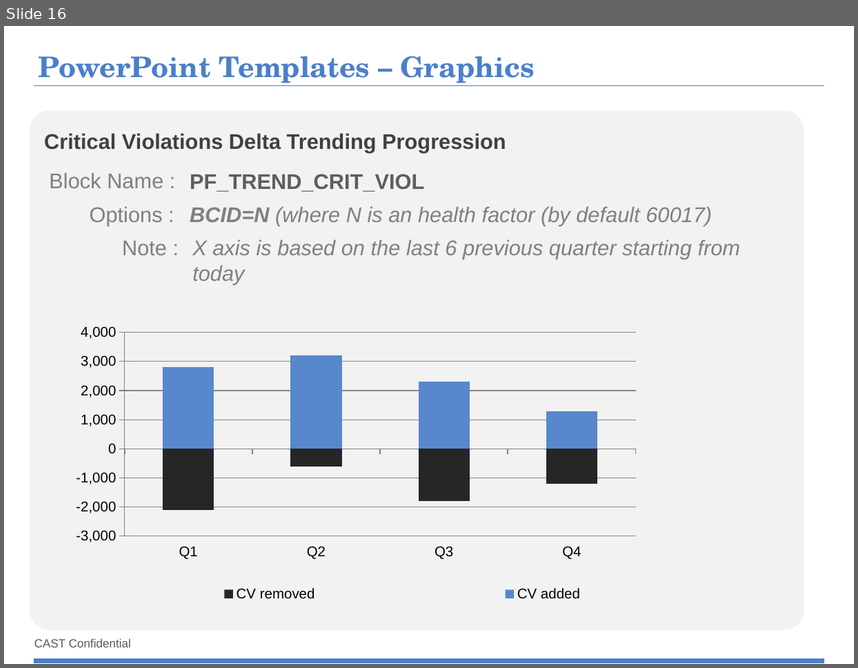
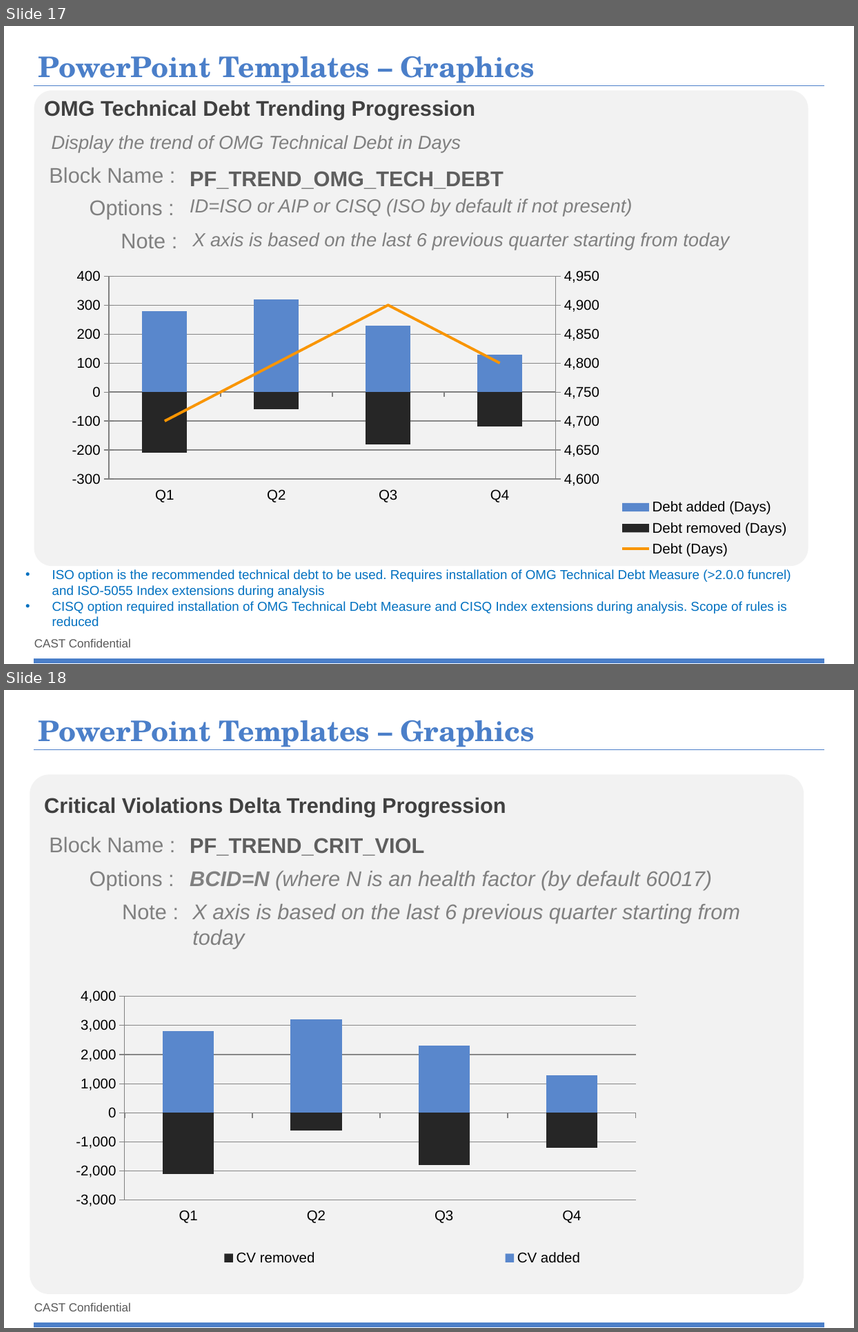
Before and after one commit to CAST-projects/CAST-ReportGenerator, a slide deck: CastReporting.Reporting.Core/Templates/Portfolio/Portfolio component library/1- Portfolio-Powerpoint-components-library.pptx. Shown one above the other, each under a label of ours: slide 16 before the commit, slides 17 and 18 after it. The pictures are 858x668 and 858x1332 pixels, drawn with LibreOffice and Linux fonts; fonts in the diff are those of the drawing; background and template pictures are left out. Boxes give left, top, right and bottom in pixels: in the first picture for what was removed or moved away, otherwise in the second. Text is boxed around its words. In the diff, an @@ line names an element or a change of style, - is before the commit and + after.

```diff
--- a/CastReporting.Reporting.Core/Templates/Portfolio/Portfolio component library/1- Portfolio-Powerpoint-components-library.pptx
+++ b/CastReporting.Reporting.Core/Templates/Portfolio/Portfolio component library/1- Portfolio-Powerpoint-components-library.pptx
@@ slide 17 added at (x1=4, y1=26, x2=854, y2=664), background #FFFFFF; not listed: 3 template elements that a slide beside it also shows @@
@@ title added at (x1=38, y1=56, x2=535, y2=86), 24 pt, text #4B7FC9, bold @@
+PowerPoint Templates – Graphics
@@ rounded rectangle added at (x1=34, y1=91, x2=808, y2=566), fill #F2F2F2 @@
@@ text added at (x1=44, y1=100, x2=476, y2=119), 18 pt, text #404040, bold @@
+OMG Technical Debt Trending Progression
@@ text added at (x1=52, y1=135, x2=461, y2=152), 16 pt, text #808080, italic @@
+Display the trend of OMG Technical Debt in Days
@@ text added at (x1=49, y1=167, x2=163, y2=183), 18 pt, text #808080 @@
+Block Name :
@@ text added at (x1=190, y1=171, x2=504, y2=189), 18 pt, text #5E5E5E, bold @@
+PF_TREND_OMG_TECH_DEBT
@@ text added at (x1=90, y1=200, x2=163, y2=219), 18 pt, text #808080 @@
+Options :
@@ text added at (x1=190, y1=198, x2=632, y2=216), 16 pt, text #808080, italic @@
+ID=ISO or AIP or CISQ (ISO by default if not present)
@@ text added at (x1=192, y1=232, x2=729, y2=250), 16 pt, text #808080, italic @@
+X axis is based on the last 6 previous quarter starting from today
@@ column stacked chart added at (x1=36, y1=245, x2=827, y2=606) @@
+categories: Q1, Q2, Q3, Q4
+Debt removed (Days): -210, -60, -180, -120
+Debt added (Days): 280, 320, 230, 130
+Debt (Days): 4700, 4800, 4900, 4800
@@ text added at (x1=121, y1=234, x2=165, y2=248), 18 pt, text #808080 @@
+Note :
@@ text added at (x1=52, y1=569, x2=791, y2=626), 11 pt, text #0070C0 @@
+• ISO option is the recommended technical debt to be used. Requires installation of OMG Technical Debt Measure (>2.0.0 funcrel) and ISO-5055 Index extensions during analysis
+• CISQ option required installation of OMG Technical Debt Measure and CISQ Index extensions during analysis. Scope of rules is reduced
@@ what was slide 16 is now slide 18 @@
```
Also in this commit, not shown: 2 slides changed, 1 other slide added, 3 other files.
